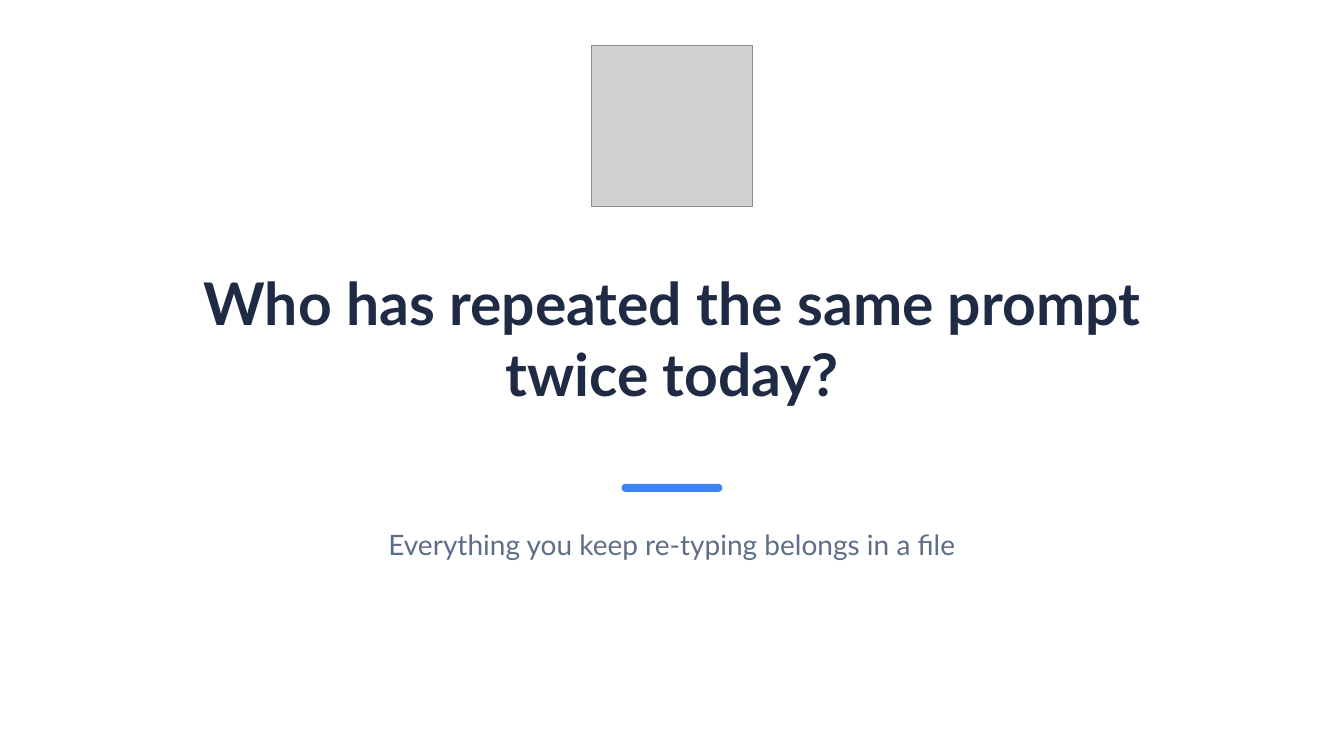
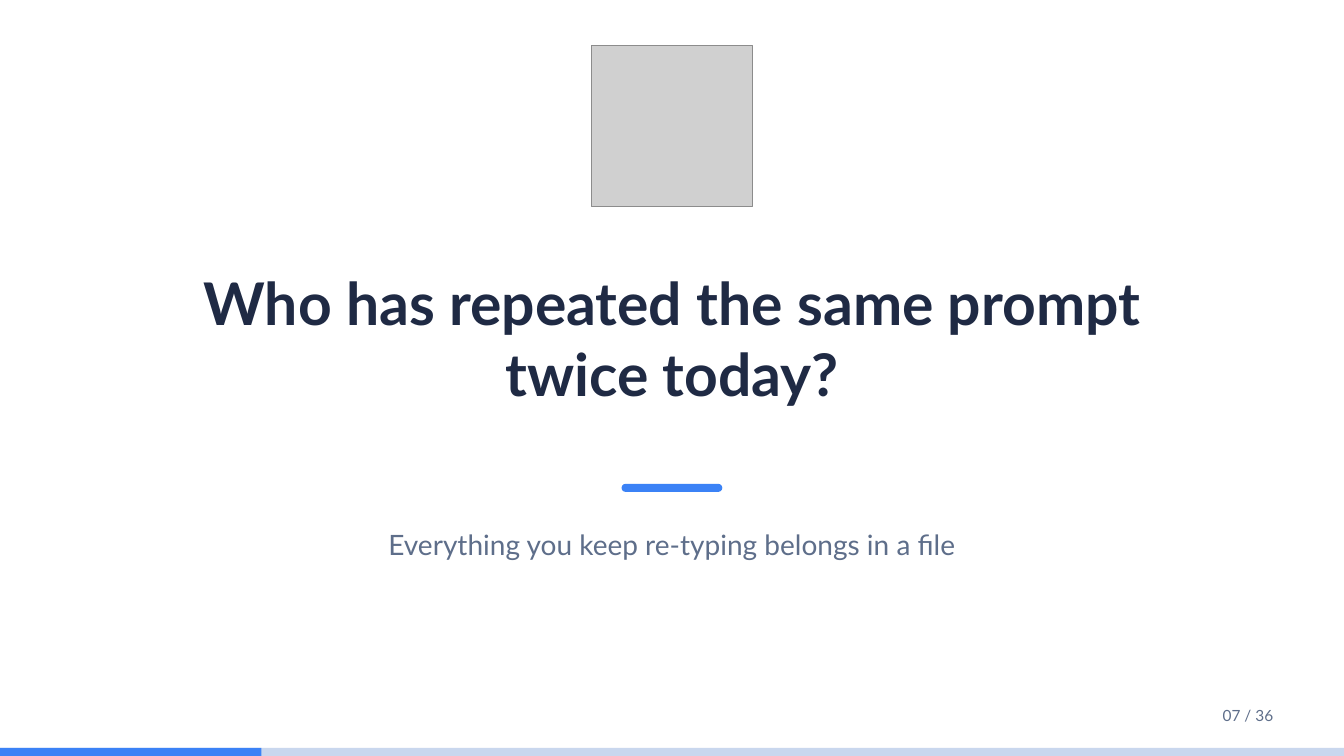
Before and after one commit to idoudist/ai-toolbox-presentation, a slide deck: slide 7 of hello-skills.pptx. Drawn at 1344x756 pixels with LibreOffice and Linux fonts; fonts in the diff are those of the drawing; grey boxes stand for pictures. Boxes give left, top, right and bottom in pixels: in the first picture for what was removed or moved away, otherwise in the second. Text is boxed around its words. In the diff, an @@ line names an element or a change of style, - is before the commit and + after.

```diff
--- a/hello-skills.pptx
+++ b/hello-skills.pptx
@@ text added at [1223,710,1273,721], 11 pt, text #5E6E8A @@
+07 / 36
@@ rectangle added at [0,748,1344,756], fill #C9D7EE @@
@@ rectangle added at [0,748,261,756], fill #3B82F6 @@
```
Also in this commit, not shown: 32 other slides changed, 1 slide removed, 1 other file.
